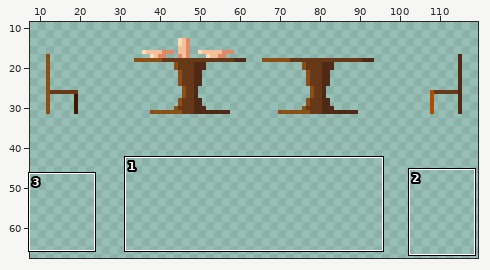
One commit to this sprite sheet: Non-Floor Tiles.png. The picture above shows the old version from afar; the outline marks the close-up.
Close-up. Before the commit:
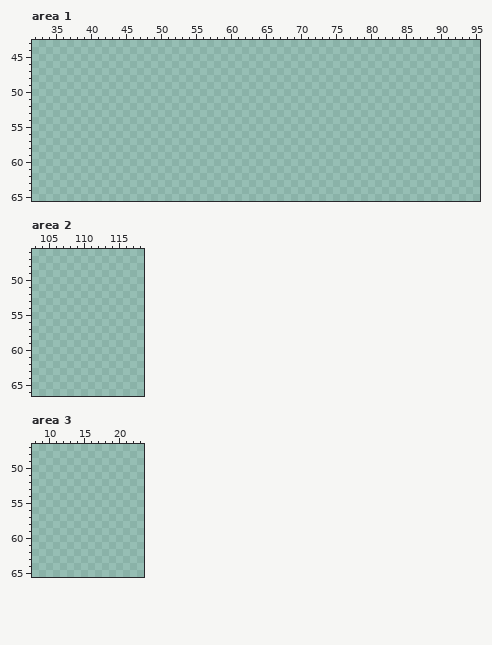
The file is 160x160 pixels. Shown: area 1: x 32..95, y 43..65; area 2: x 103..118, y 46..66; area 3: x 8..23, y 47..65. The wide view leaves out empty margins.
And afterwards:
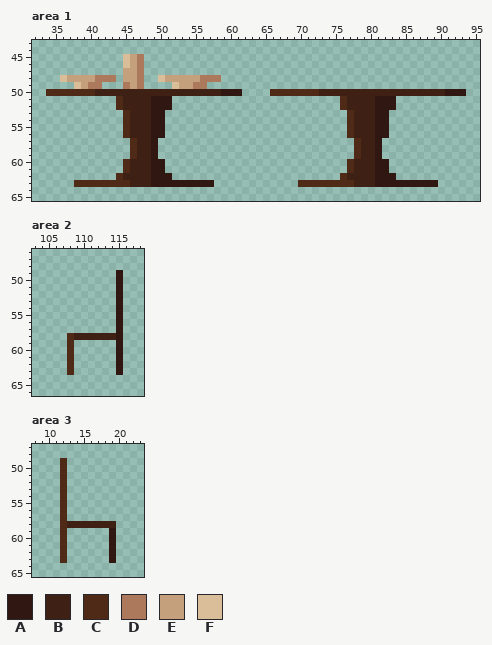
Palette (. is transparent): A #301712  B #3e2014  C #4f2b17  D #ad795c  E #c5a07d  F #dabe9a
Changes in this commit:
--- area 1
@@ x 32..95 @@
 44 ................................................................
-45 ................................................................
-46 ................................................................
-47 ................................................................
-48 ................................................................
-49 ................................................................
-50 ................................................................
-51 ................................................................
-52 ................................................................
-53 ................................................................
-54 ................................................................
-55 ................................................................
-56 ................................................................
-57 ................................................................
-58 ................................................................
-59 ................................................................
-60 ................................................................
-61 ................................................................
-62 ................................................................
-63 ................................................................
+45 .............FED................................................
+46 .............FED................................................
+47 .............EED................................................
+48 ....FEEEEDDD.EED..FEEEEEDDD.....................................
+49 ......FEDD...DED....FEEDD.......................................
+50 ..CCCCCCCBBBBBBBBBBBBBBBBBBAAA....CCCCCCCBBBBBBBBBBBBBBBBBBAAA..
+51 ............CBBBBAAA........................CBBBBAAA............
+52 ............CBBBBAAA........................CBBBBAAA............
+53 .............CBBBAA..........................CBBBAA.............
+54 .............CBBBAA..........................CBBBAA.............
+55 .............CBBBAA..........................CBBBAA.............
+56 .............CBBBAA..........................CBBBAA.............
+57 ..............CBBA............................CBBA..............
+58 ..............CBBA............................CBBA..............
+59 ..............CBBA............................CBBA..............
+60 .............CBBBAA..........................CBBBAA.............
+61 .............CBBBAA..........................CBBBAA.............
+62 ............CBBBBAAA........................CBBBBAAA............
+63 ......CCCCCCCCBBBAAAAAAAAA............CCCCCCCCBBBAAAAAAAAA......
 64 ................................................................
--- area 2
@@ x 103..118 @@
 48 ................
-49 ................
-50 ................
-51 ................
-52 ................
-53 ................
-54 ................
-55 ................
-56 ................
-57 ................
-58 ................
-59 ................
-60 ................
-61 ................
-62 ................
-63 ................
+49 ............A...
+50 ............A...
+51 ............A...
+52 ............A...
+53 ............A...
+54 ............A...
+55 ............A...
+56 ............A...
+57 ............A...
+58 .....CBBBBBBA...
+59 .....C......A...
+60 .....C......A...
+61 .....C......A...
+62 .....C......A...
+63 .....C......A...
 64 ................
--- area 3
@@ x 8..23 @@
 48 ................
-49 ................
-50 ................
-51 ................
-52 ................
-53 ................
-54 ................
-55 ................
-56 ................
-57 ................
-58 ................
-59 ................
-60 ................
-61 ................
-62 ................
-63 ................
+49 ....C...........
+50 ....C...........
+51 ....C...........
+52 ....C...........
+53 ....C...........
+54 ....C...........
+55 ....C...........
+56 ....C...........
+57 ....C...........
+58 ....CBBBBBBB....
+59 ....C......A....
+60 ....C......A....
+61 ....C......A....
+62 ....C......A....
+63 ....C......A....
 64 ................
